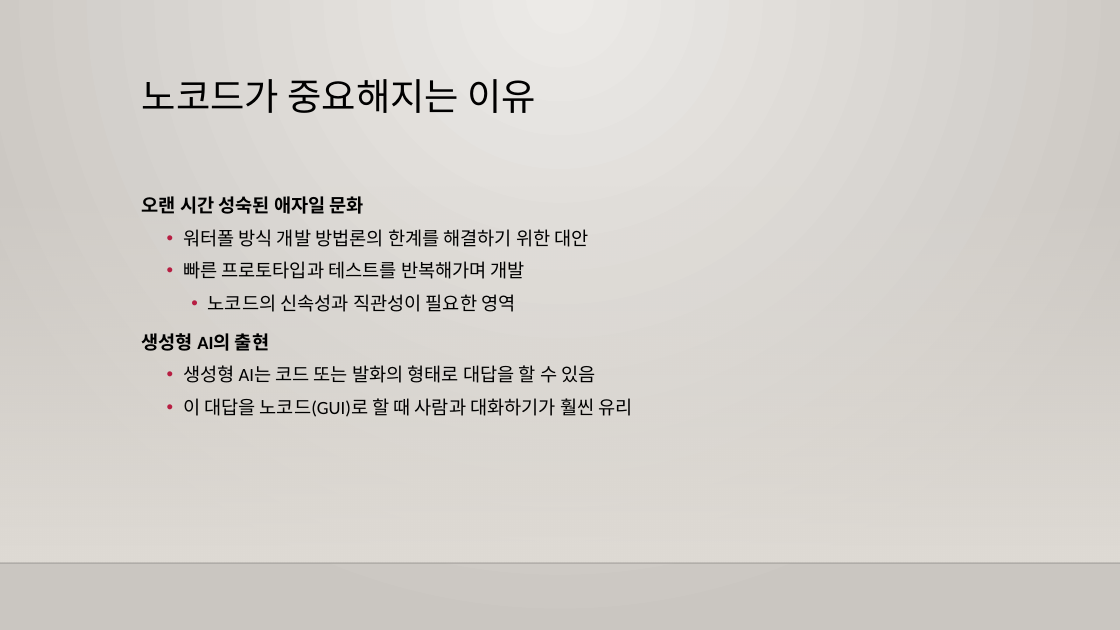
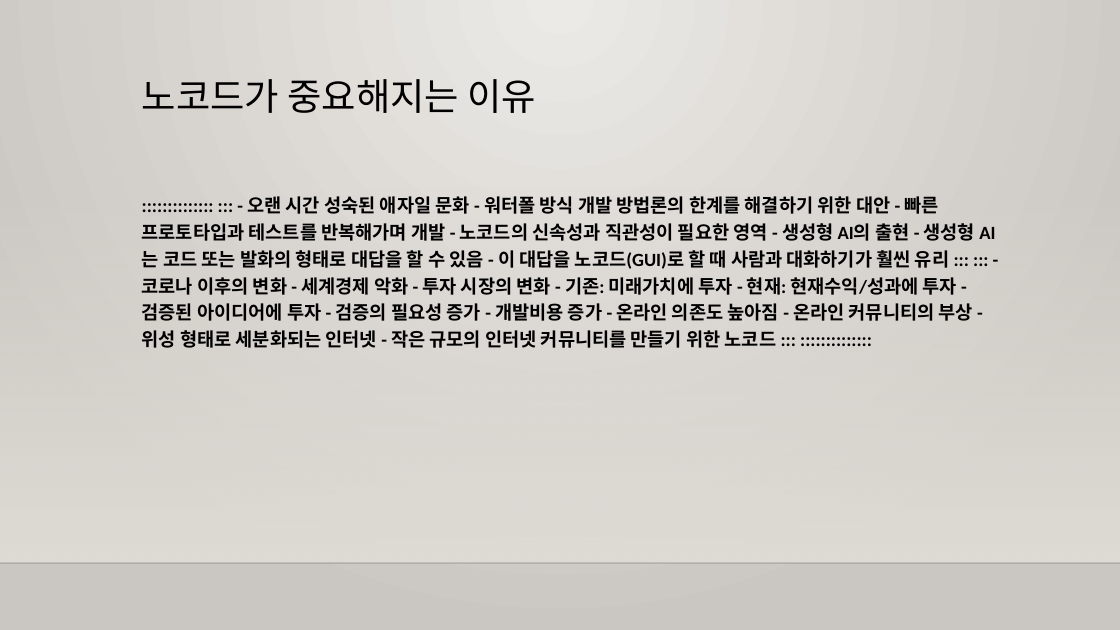
Before and after one commit to m00nlygreat/obsidian-vault, a slide deck: slide 8 of 노코드 엔지니어링/노코드 개론.pptx. Drawn at 1120x630 pixels with LibreOffice and Linux fonts; fonts in the diff are those of the drawing; background and template pictures are left out. Boxes give left, top, right and bottom in pixels: in the first picture for what was removed or moved away, otherwise in the second. Text is boxed around its words. In the diff, an @@ line names an element or a change of style, - is before the commit and + after.

Commit message:
백업 완료: 2023-11-25 02:32:36
Affected files:
노코드 엔지니어링/노코드 개론.md
노코드 엔지니어링/노코드 개론.pptx

```diff
--- a/노코드 엔지니어링/노코드 개론.pptx
+++ b/노코드 엔지니어링/노코드 개론.pptx
@@ text at [142,196,975,348]: text changed; bold on @@
-오랜 시간 성숙된 애자일 문화
-  • 워터폴 방식 개발 방법론의 한계를 해결하기 위한 대안
-  • 빠른 프로토타입과 테스트를 반복해가며 개발
-    • 노코드의 신속성과 직관성이 필요한 영역
-생성형 AI의 출현
-  • 생성형 AI는 코드 또는 발화의 형태로 대답을 할 수 있음
-  • 이 대답을 노코드(GUI)로 할 때 사람과 대화하기가 훨씬 유리
+:::::::::::::: ::: - 오랜 시간 성숙된 애자일 문화 - 워터폴 방식 개발 방법론의 한계를 해결하기 위한 대안 - 빠른 프로토타입과 테스트를 반복해가며 개발 - 노코드의 신속성과 직관성이 필요한 영역 - 생성형 AI의 출현 - 생성형 AI는 코드 또는 발화의 형태로 대답을 할 수 있음 - 이 대답을 노코드(GUI)로 할 때 사람과 대화하기가 훨씬 유리 ::: ::: - 코로나 이후의 변화 - 세계경제 악화 - 투자 시장의 변화 - 기존: 미래가치에 투자 - 현재: 현재수익/성과에 투자 - 검증된 아이디어에 투자 - 검증의 필요성 증가 - 개발비용 증가 - 온라인 의존도 높아짐 - 온라인 커뮤니티의 부상 - 위성 형태로 세분화되는 인터넷 - 작은 규모의 인터넷 커뮤니티를 만들기 위한 노코드 ::: ::::::::::::::
```
Also in this commit, not shown: 1 other slide changed, 1 slide removed, 1 other file.
